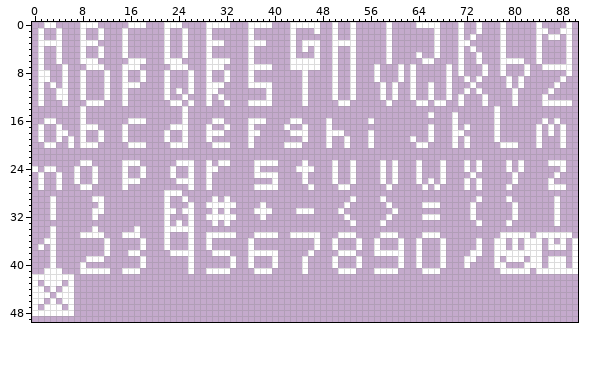
Two versions of one pixel-art file, aseprite_data/standard_white_font-Recovered.aseprite. The picture above is the old version.
91x70 pixels, 1 frame. Shown: x 0..90, y 0..49.
After:
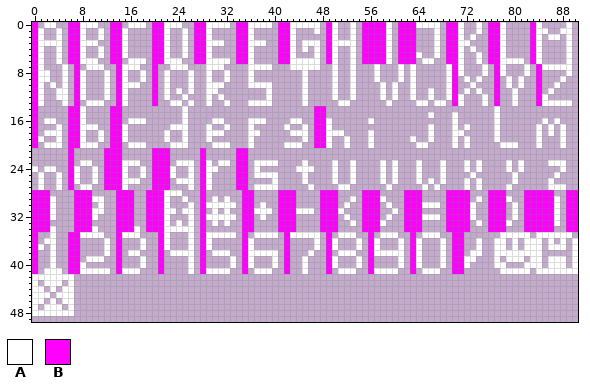
Palette (. is transparent): A #ffffff  B #ff00ff
Change:
Colour A now appears in row 18 at x 2 to 3; in row 20 at x 4.
Colour B now appears in rows 0 to 6 at x 0, 6 to 7, 13 to 14, 20 to 21, 27 to 28, 34 to 35, 41 to 42, 49, 55 to 58, 61 to 63, 69 to 70, 76 to 77 and 83; in rows 7 to 13 at x 0, 7, 14, 20, 70, 77 and 84; in rows 14 to 18 at x 0, 6 to 7, 13 to 14 and 47 to 48; in rows 19 to 20 at x 0, 7, 13 to 14 and 47 to 48; in rows 21 to 27 at x 6, 12 to 14, 20 to 22, 28 and 34 to 35; in rows 28 to 34 at x 0 to 2, 7 to 9, 14 to 16, 19 to 21, 28, 35 to 36, 41 to 43, 48 to 50, 55 to 57, 62 to 64, 69 to 72, 76 to 78, 82 to 86 and 89 to 90.
Colour B now appears in rows 35 to 41 at x 0, 6 to 7, 14, 21, 28, 35, 42, 49, 56, 63 and 70 to 71.
The author changed colour A to colour B in rows 19 to 20 at x 6.
Colour A is removed in row 10 at x 66; in row 17 at x 1; in row 18 at x 1 and 5.
